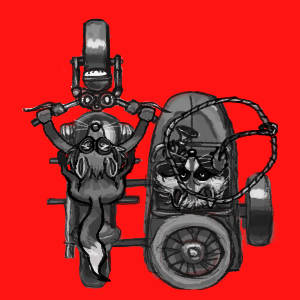
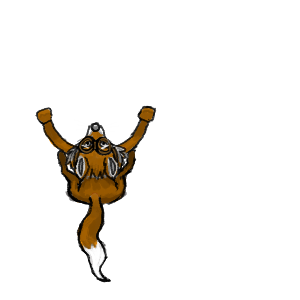
Layers edited between the first and the second w=300, h=300 image:
painted on "Head Outline" (1st of 2, in "Foxy Fox" › "Head") over [86, 141, 105, 145]
added layer "Head Color" (multiply) in group "Head" over [65, 123, 127, 179]
painted on "Head BnW" (1st of 2, in "Foxy Fox" › "Head") over [65, 119, 129, 180]
painted on "Arms Outline" over [83, 155, 127, 164]
added layer "Arms Color" (multiply) in group "Arms" over [37, 106, 154, 162]
painted on "Arms BnW" over [36, 106, 156, 163]
painted on "Tail Outline" over [89, 197, 111, 283]
added layer "Tail Color" (multiply) in group "Tail" over [77, 192, 107, 281]
painted on "Tail BnW" over [77, 190, 107, 279]
added layer "Body Color" (multiply) in group "Body" over [59, 150, 135, 205]
painted on "Body BnW" over [57, 151, 136, 204]
hid group "Rocky Raccoon" (15 layers) over [153, 96, 279, 212]
hid group "Motorcycle" (13 layers) over [21, 18, 282, 294]
hid group "Steering Wheel" (3 layers) over [21, 18, 173, 127]
painted on "SteeringWheel BnW" over [67, 53, 125, 93]
hid group "Motorcycle Chassis" (3 layers) over [46, 110, 146, 294]
painted on "Motorcycle BnW" over [103, 229, 123, 242]
hid group "Sidecar" (3 layers) over [78, 91, 282, 291]
painted on "Sidecar Outline" over [149, 205, 274, 282]
painted on "Sidecar BnW" over [103, 160, 282, 280]
hid "Background" over [0, 0, 300, 300]
